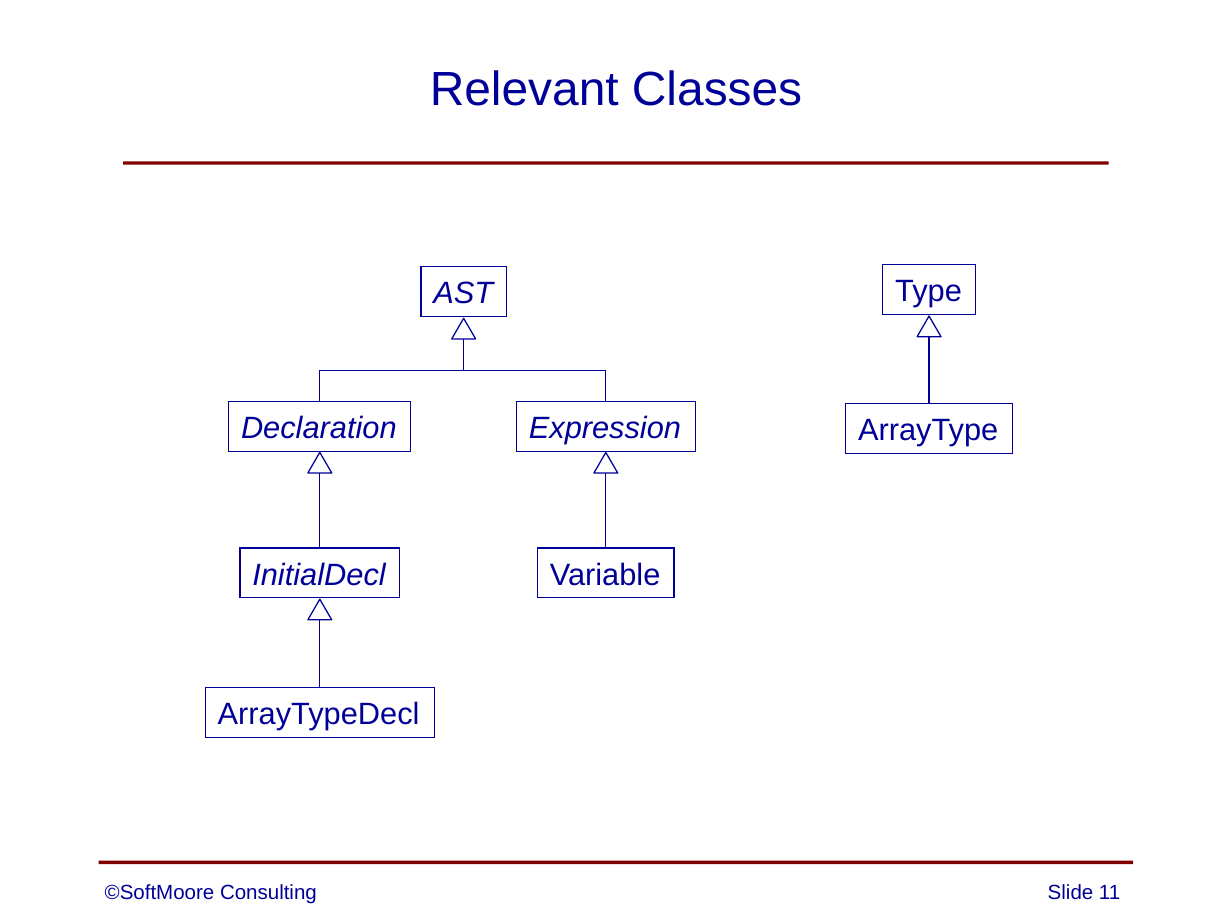
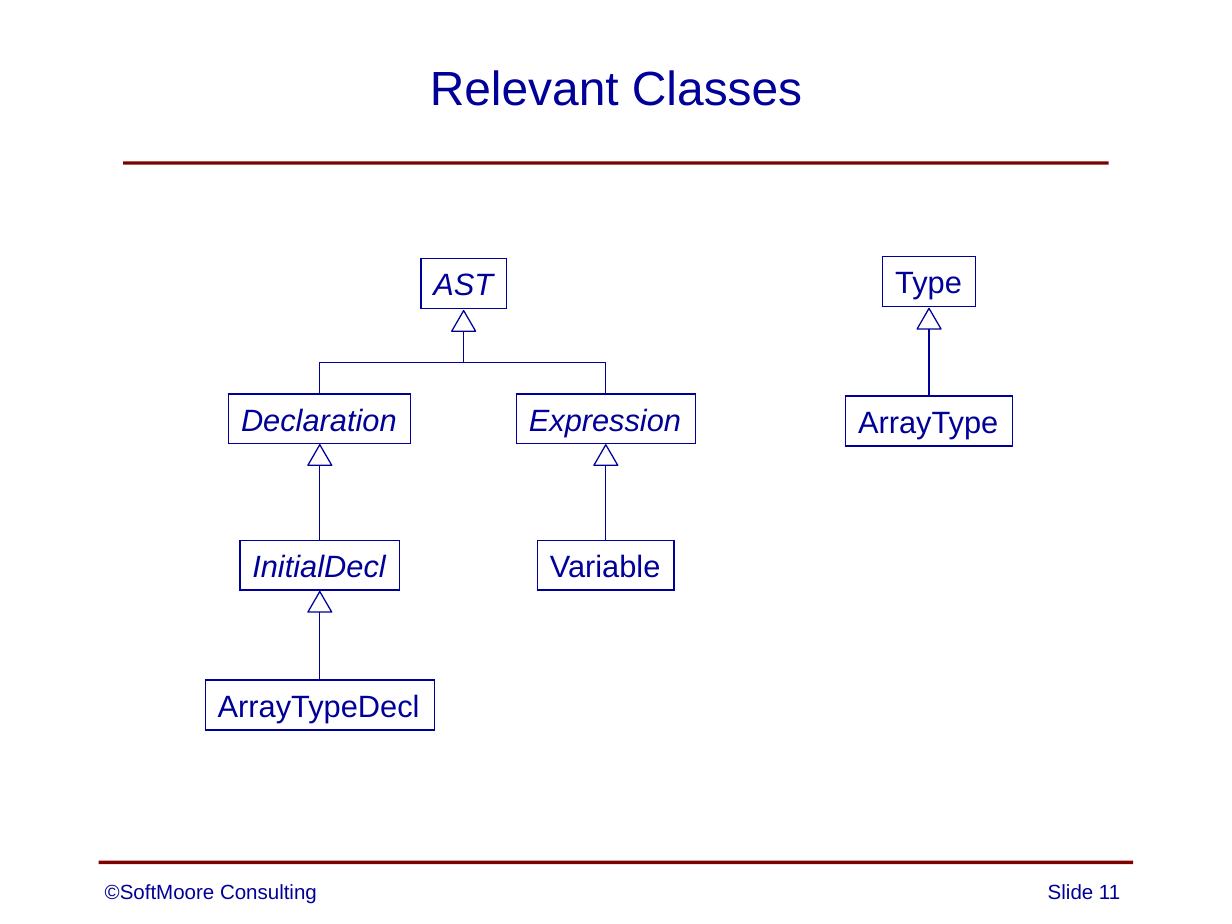
Before and after one commit to SoftMoore/CPRL-Java-3rd, a slide deck: slide 11 of PowerPoints/14 - Arrays.pptx. Drawn at 1232x924 pixels with LibreOffice and Linux fonts; fonts in the diff are those of the drawing. Boxes give left, top, right and bottom in pixels: in the first picture for what was removed or moved away, otherwise in the second. Text is boxed around its words. In the diff, an @@ line names an element or a change of style, - is before the commit and + after.

```diff
--- a/PowerPoints/14 - Arrays.pptx
+++ b/PowerPoints/14 - Arrays.pptx
@@ 3 rectangles, 3 triangles, 2 elbow lines, 1 line: place and size @@
-3 rectangles, 3 triangles, 2 elbow lines, 1 line at (229,265,976,687)
+3 rectangles, 3 triangles, 2 elbow lines, 1 line at (229,256,976,680)
@@ 5 rectangles, 3 lines, 2 triangles: place and size @@
-5 rectangles, 3 lines, 2 triangles at (206,266,1011,737)
+5 rectangles, 3 lines, 2 triangles at (206,259,1011,729)
```
Also in this commit, not shown: 1 other slide changed.
